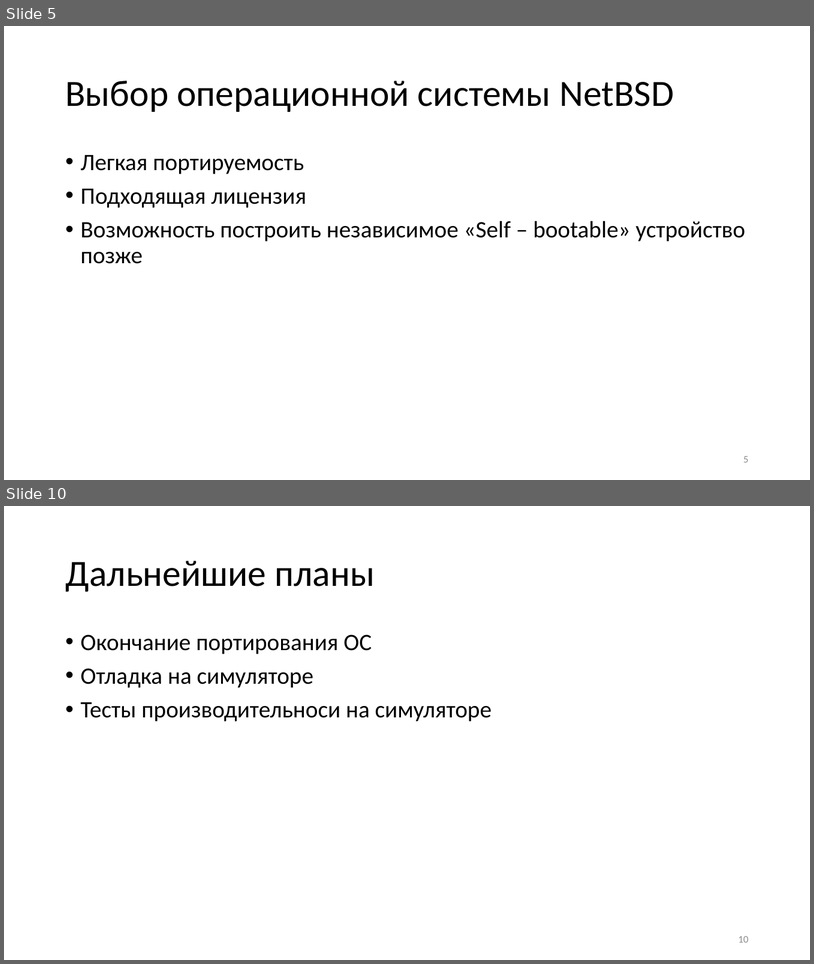
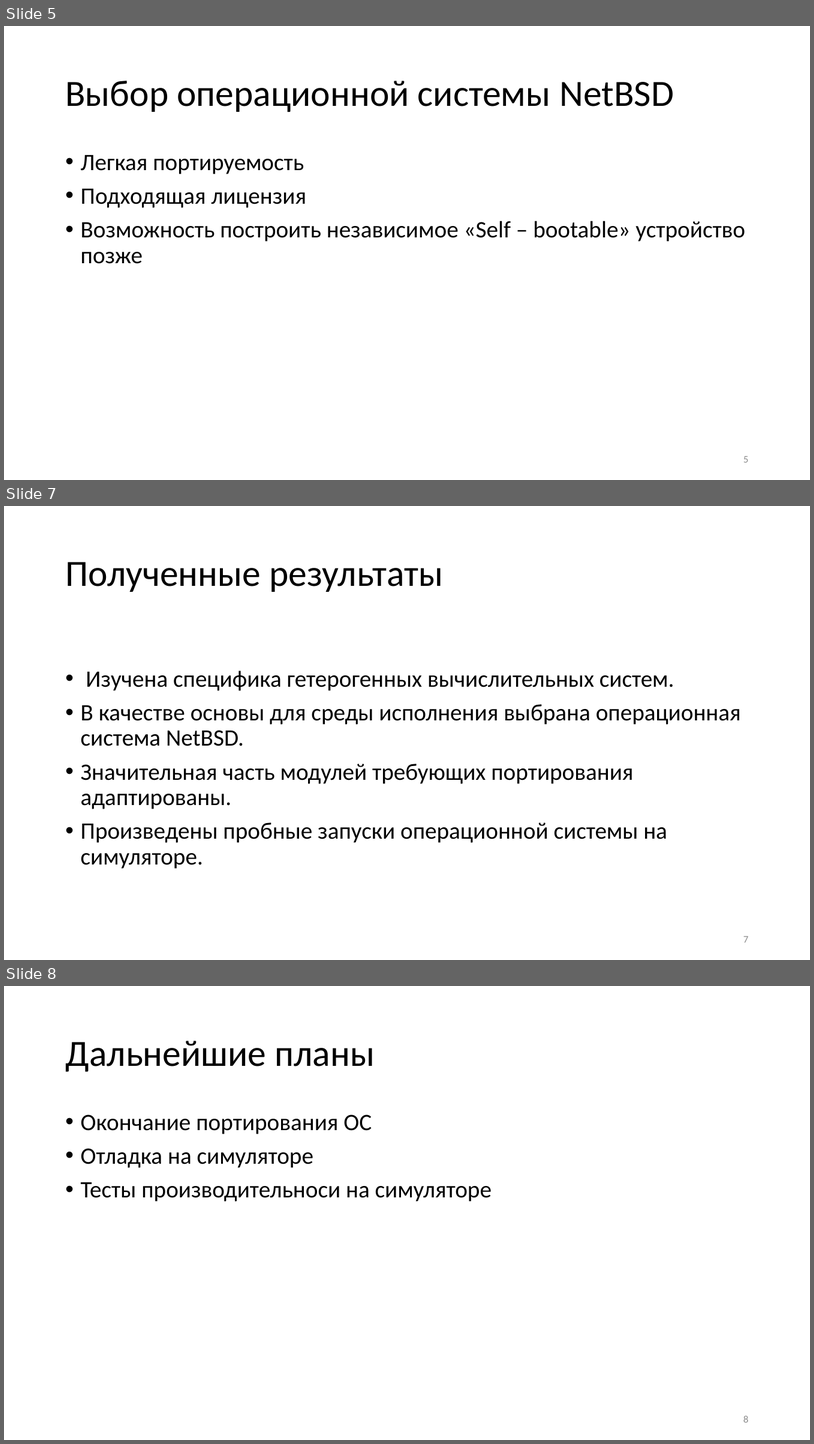
Before and after one commit to masterCopipaster/mag_diploma, a slide deck: Адаптация Операционной системы NetBSD к гетерогенной вычислительной системе.pptx. Shown one above the other, each under a label of ours: slides 5 and 10 before the commit, slides 5, 7 and 8 after it; the slides between them are not shown. The pictures are 814x964 and 814x1444 pixels, drawn with LibreOffice and Linux fonts; fonts in the diff are those of the drawing. Boxes give left, top, right and bottom in pixels: in the first picture for what was removed or moved away, otherwise in the second. Text is boxed around its words. In the diff, an @@ line names an element or a change of style, - is before the commit and + after.

```diff
--- a/Адаптация Операционной системы NetBSD к гетерогенной вычислительной системе.pptx
+++ b/Адаптация Операционной системы NetBSD к гетерогенной вычислительной системе.pptx
@@ slide 7 added at (x1=4, y1=506, x2=810, y2=960), background #FFFFFF @@
@@ title added at (x1=65, y1=562, x2=444, y2=592), 44 pt, text #000000 @@
+Полученные результаты
@@ text added at (x1=81, y1=670, x2=741, y2=868), 28 pt, text #000000 @@
+• Изучена специфика гетерогенных вычислительных систем.
+• В качестве основы для среды исполнения выбрана операционная система NetBSD.
+• Значительная часть модулей требующих портирования адаптированы.
+• Произведены пробные запуски операционной системы на симуляторе.
@@ page number added at (x1=744, y1=936, x2=749, y2=942), 12 pt, text #8C8C8C @@
+7
@@ what was slide 10 is now slide 8 @@
@@ page number at (x1=744, y1=1415, x2=749, y2=1422): text changed @@
-10
+8
```
Also in this commit, not shown: 3 slides changed, 4 other slides added, 3 slides removed, 43 other files.
